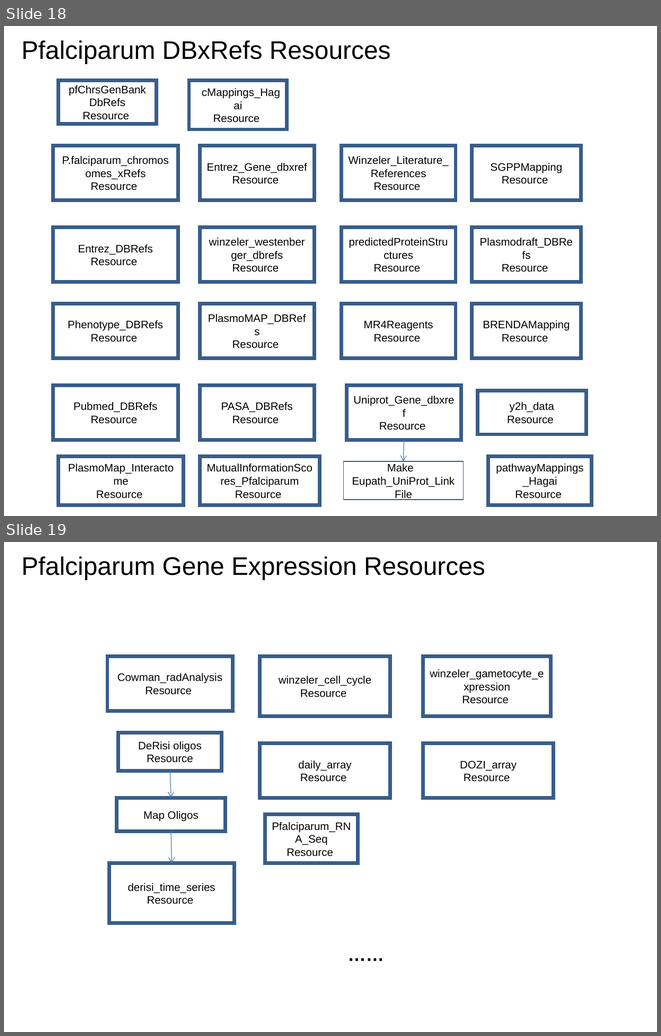
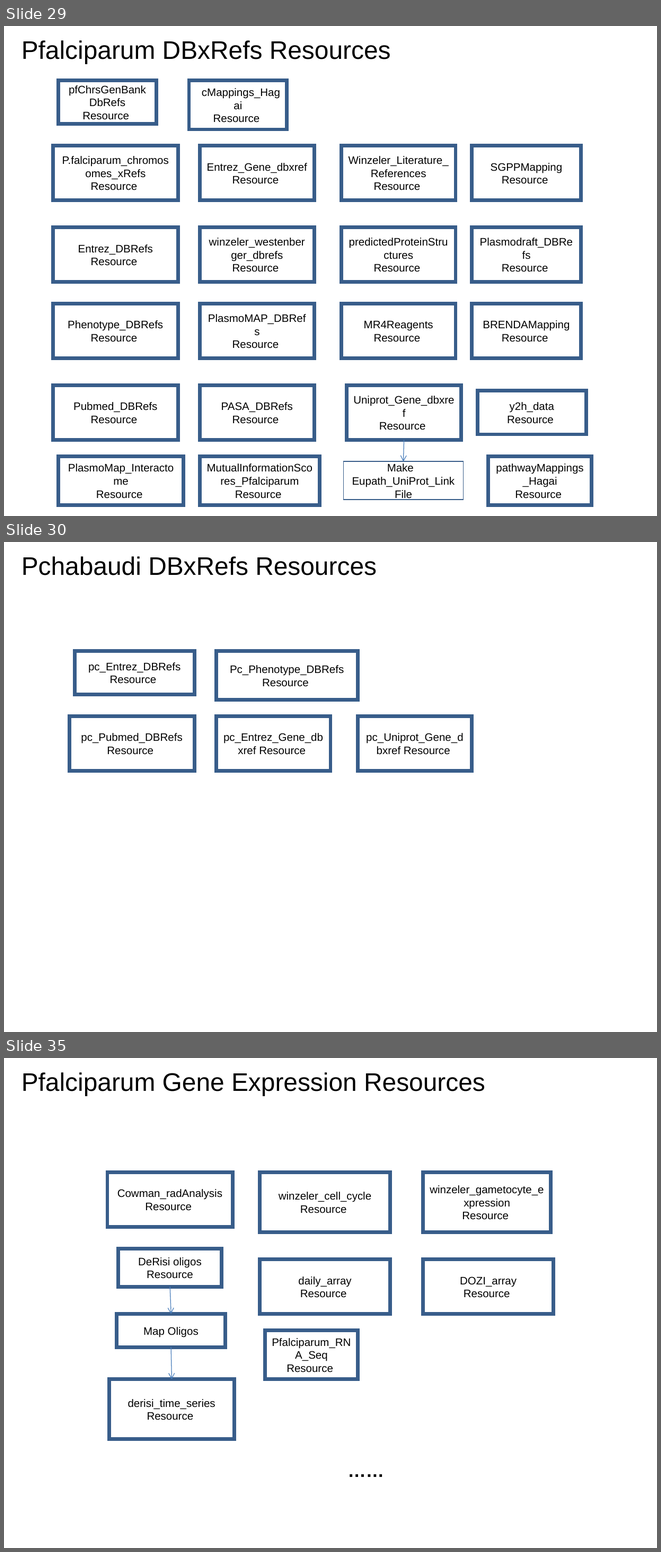
Before and after one commit to VEuPathDB/ApiCommonWorkflow, a slide deck: Main/doc/IntegratedWorkflow.ppt. Shown one above the other, each under a label of ours: slides 18 and 19 before the commit, slides 29, 30 and 35 after it; the slides between them are not shown. The pictures are 661x1036 and 661x1552 pixels, drawn with LibreOffice and Linux fonts; fonts in the diff are those of the drawing. Boxes give left, top, right and bottom in pixels: in the first picture for what was removed or moved away, otherwise in the second. Text is boxed around its words. In the diff, an @@ line names an element or a change of style, - is before the commit and + after.

```diff
--- a/Main/doc/IntegratedWorkflow.ppt
+++ b/Main/doc/IntegratedWorkflow.ppt
@@ slide 30 added at box(4, 542, 657, 1032), background #FFFFFF @@
@@ title added at box(21, 556, 377, 575), 28 pt, text #000000 @@
+Pchabaudi DBxRefs Resources
@@ rectangle added at box(74, 651, 194, 695), outline #385D8A 4 pt, 12 pt, text #000000 @@
+pc_Entrez_DBRefs
+Resource
@@ rectangle added at box(216, 651, 358, 700), outline #385D8A 4 pt, 12 pt, text #000000 @@
+Pc_Phenotype_DBRefs
+Resource
@@ rectangle added at box(69, 716, 195, 770), outline #385D8A 4 pt, 12 pt, text #000000 @@
+pc_Pubmed_DBRefs Resource
@@ rectangle added at box(216, 716, 330, 770), outline #385D8A 4 pt, 12 pt, text #000000 @@
+pc_Entrez_Gene_dbxref Resource
@@ rectangle added at box(358, 716, 472, 770), outline #385D8A 4 pt, 12 pt, text #000000 @@
+pc_Uniprot_Gene_dbxref Resource
@@ what was slide 18 is now slide 29 @@
@@ what was slide 19 is now slide 35 @@
```
Also in this commit, not shown: 18 other slides added.
